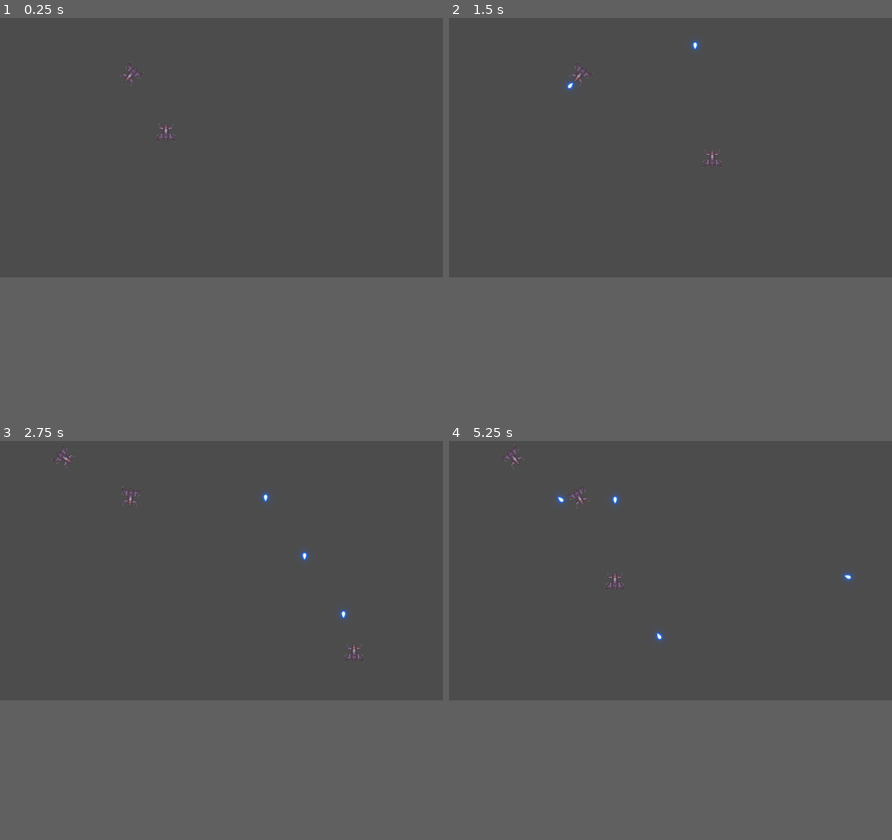
Above: before the commit, frames 1-4 (two rows, left to right).
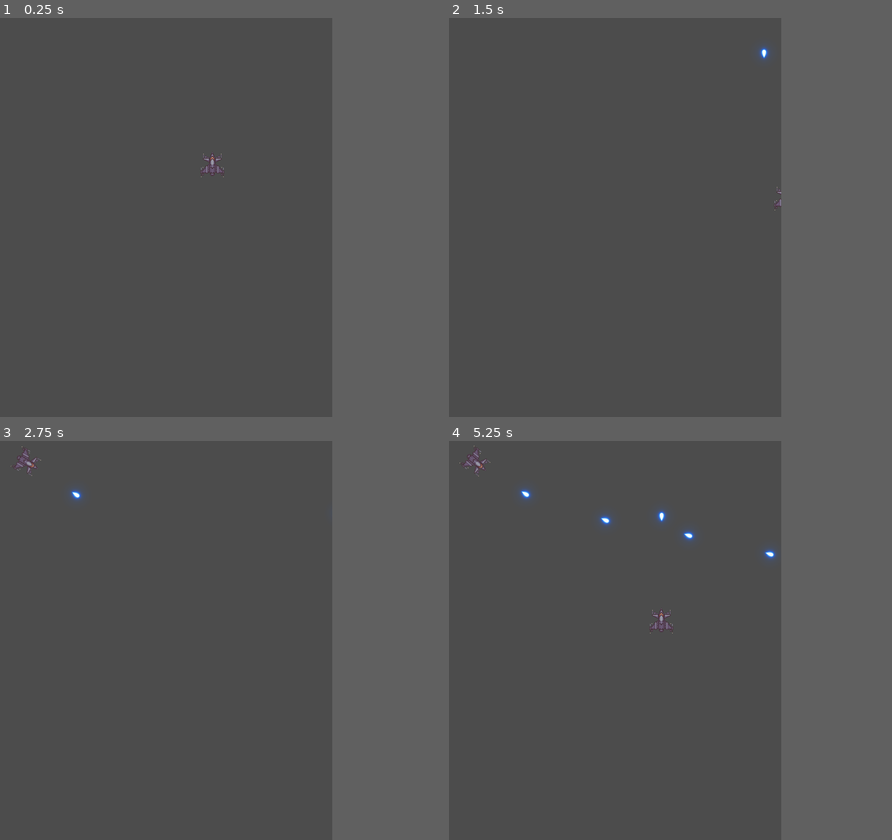
Above: after the commit, the same moments.

Repository: bondrewd0/Pv3-Final
Game: Godot game, scene res://Scenes/TestLevel.tscn
Two runs of this game, one before a commit and one after it. Both use one fixed random seed, a clock stepped at 60 frames per second and the inputs below.
Inputs (mouse positions are in pixels of both pictures, inside the frame that each line leads up to):
- Up to frame 1 (0.25 s): no input
- Up to frame 2 (1.5 s): tap Enter at 0.5 s; move the mouse to (767, 133) at 0.52 s; press the mouse at (767, 133) at 0.53 s; hold D (Right) 0.53-1.28 s; move the mouse to (581, 161) at 1.27 s; release the mouse at (581, 161) at 1.28 s; hold S (Down) from 1.28 s (still down); click (581, 161) at 1.35 s
- Up to frame 3 (2.75 s): move the mouse to (265, 512) at 2.02 s; release S (Down) at 2.03 s; press the mouse at (265, 512) at 2.03 s; hold D (Right) from 2.03 s (still down)
- Up to frame 4 (5.25 s): move the mouse to (648, 620) at 2.77 s; release D (Right) at 2.78 s; release the mouse at (648, 620) at 2.78 s; hold W (Up) 2.78-3.53 s; click (648, 620) at 2.85 s; move the mouse to (803, 608) at 3.52 s; press the mouse at (803, 608) at 3.53 s; hold A (Left) 3.53-5.03 s; move the mouse to (537, 532) at 4.27 s; release the mouse at (537, 532) at 4.28 s; click (537, 532) at 4.35 s; move the mouse to (692, 568) at 5.02 s; press the mouse at (692, 568) at 5.03 s; hold S (Down) from 5.03 s (still down)
The window is 800x468 before the commit and 600x720 after it. Grey fills any space a smaller window leaves; there, only what the larger window draws over its background counts as a difference.

The runs differ from the first frame. In frame 1, 0.2% of the frame differs, in the area x 27-51%, y 10-40%; in frame 2, 0.3%; in frame 3, 0.4%; in frame 4, 0.9%, in the area x 2-92%, y 0-51%.

Commit message:
Enemy modifications
rearranged variables, added fire rate

Diff:
--- a/Scenes/Enemy.tscn
+++ b/Scenes/Enemy.tscn
@@ -16,7 +16,6 @@
 
 [node name="Fire" type="Timer" parent="."]
 wait_time = 1.5
-autostart = true
 
 [node name="TargetDir" type="Position2D" parent="."]
 position = Vector2( 0, -50 )
--- a/Scenes/TestLevel.tscn
+++ b/Scenes/TestLevel.tscn
@@ -1,7 +1,6 @@
-[gd_scene load_steps=4 format=2]
+[gd_scene load_steps=3 format=2]
 
 [ext_resource path="res://Scenes/Player.tscn" type="PackedScene" id=1]
-[ext_resource path="res://Scenes/Enemy.tscn" type="PackedScene" id=2]
 [ext_resource path="res://Scripts/LevelManager.gd" type="Script" id=4]
 
 [node name="TestLevel" type="Node"]
@@ -10,9 +9,6 @@
 [node name="Player" parent="." instance=ExtResource( 1 )]
 position = Vector2( 384, 263 )
 speed = 300.0
-
-[node name="Enemy" parent="." instance=ExtResource( 2 )]
-position = Vector2( 301, 132 )
 
 [node name="Timers" type="Node" parent="."]
 
--- a/Scripts/Enemy.gd
+++ b/Scripts/Enemy.gd
@@ -1,22 +1,28 @@
 tool
 extends RigidBody2D
+#Collision type
+var type='Enemy'
+
+#Reference variables:
+onready var bulletSpwan=$BulletPoint
+onready var changeState=$StateChanger
+onready var fireRef=$Fire
+onready var playerRef=get_parent().get_node('Player')
+onready var targetRef=$TargetDir
+var bulletScene=preload("res://Scenes/Bullet.tscn")
+
+#Variables for enemy type:
+var attackType=0
+export var fireRate =0
+var state
 
 
-# Declare member variables here. Examples:
-# var a = 2
-# var b = "text"
-var bulletScene=preload("res://Scenes/Bullet.tscn")
-onready var playerRef=get_parent().get_node('Player')
-onready var targetRef=$TargetDir
-var attackType=0
-var state
-var type='Enemy'
-onready var bulletSpwan=$BulletPoint
-onready var changeState=$StateChanger
 # Called when the node enters the scene tree for the first time.
 func _ready():
 	state=0
 	targetRef.position=Vector2(0,-50)
+	fireRef.start(fireRate)
+
 
 # Called every frame. 'delta' is the elapsed time since the previous frame.
 func _process(_delta):
@@ -33,10 +39,8 @@
 	bulletIns.rotation=self.rotation
 	bulletIns.dir=Vector2(targetRef.global_position.x-self.global_position.x,targetRef.global_position.y-self.global_position.y).normalized()
 	bulletIns.type='EnemyBullet'
+	bulletIns.speed=300
 	get_parent().add_child(bulletIns)
-
-
-
 
 
 func _on_Fire_timeout():
@@ -48,8 +52,10 @@
 	_change_State()
 
 func _change_State():
-	state=round(rand_range(-1,3))
-	#print(state)
+	state+=1
+	if state==2:
+		state=0
+
 
 func _destroy(hitType):
 	if hitType=='PlayerBullet':
--- a/Scripts/LevelManager.gd
+++ b/Scripts/LevelManager.gd
@@ -7,12 +7,12 @@
 var buffNode= preload("res://Scenes/Buff.tscn")
 var enemyScene=preload("res://Scenes/Enemy.tscn")
 var positions=[
+Vector2(50,40),
 Vector2(150,40),
-Vector2(300,40),
+Vector2(250,40),
+Vector2(350,40),
 Vector2(450,40),
-Vector2(600,40),
-Vector2(750,40),
-Vector2(900,40)
+Vector2(550,40)
 ]
 var posSelector=0
 onready var viewportSize=get_viewport().get_size_override()
@@ -50,4 +50,5 @@
 	var enemyIns=enemyScene.instance()
 	enemyIns.attackType=round(rand_range(-1,1))
 	enemyIns.position=positions[posSelector]
+	enemyIns.fireRate=0.5
 	add_child(enemyIns)
--- a/project.godot
+++ b/project.godot
@@ -13,6 +13,11 @@
 config/name="Final PV3"
 run/main_scene="res://Scenes/TestLevel.tscn"
 config/icon="res://icon.png"
+
+[display]
+
+window/size/width=600
+window/size/height=720
 
 [gui]
 
